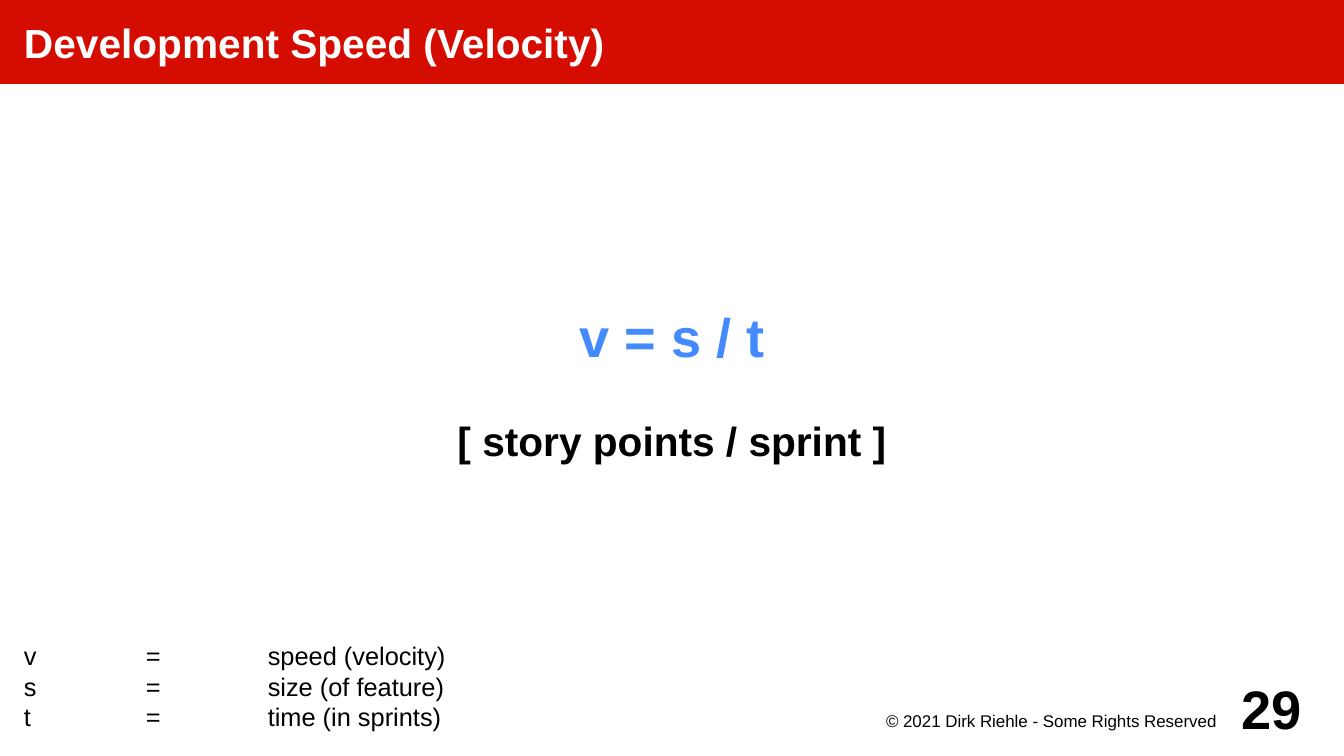
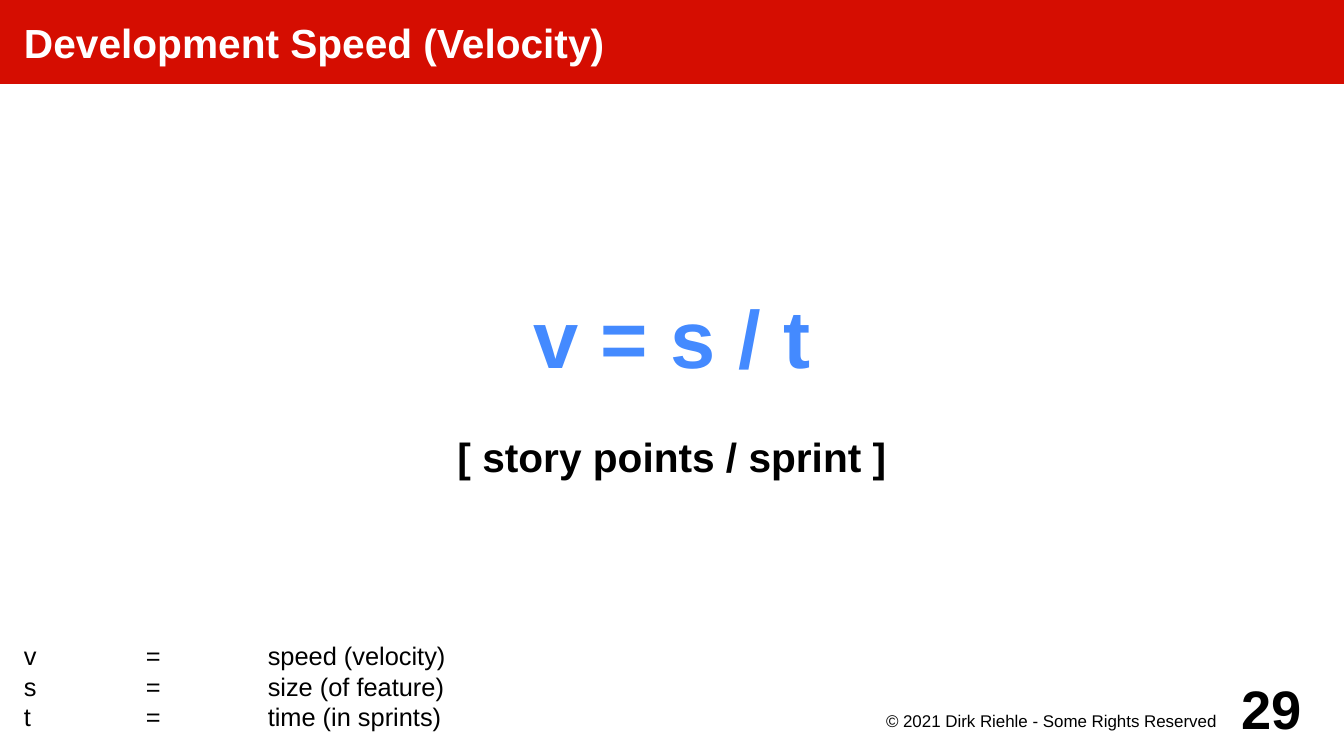
Before and after one commit to dirkriehle/amos-course, a slide deck: slide 29 of Lecture slides/AMOS D02 - Planning and Tracking.odp. Drawn at 1344x756 pixels with LibreOffice and Linux fonts; fonts in the diff are those of the drawing. Boxes give left, top, right and bottom in pixels: in the first picture for what was removed or moved away, otherwise in the second. Text is boxed around its words. In the diff, an @@ line names an element or a change of style, - is before the commit and + after.

```diff
--- a/Lecture slides/AMOS D02 - Planning and Tracking.odp
+++ b/Lecture slides/AMOS D02 - Planning and Tracking.odp
@@ subtitle at bbox=[533, 315, 810, 369]: size 32 to 48 pt in "v = s / t" @@
```
Also in this commit, not shown: 1 other slide changed, 6 other files.
